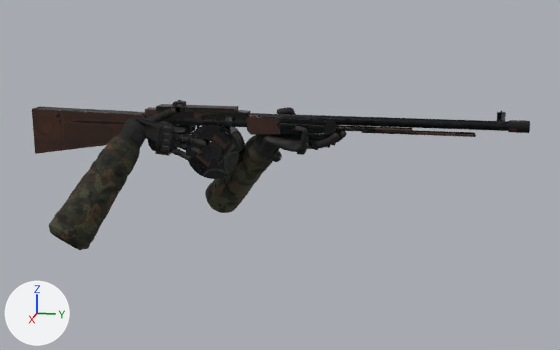
Renders of the glTF model assets/models/weapons/rpd.gltf from each side of a commit.
Camera for both pictures: a camera (50 mm lens) standing at (2.017, 0.713, 0.311) and looking at (0.001, 0.31, -0.193). The axes (+X, +Y, +Z) are drawn at lower left. The lights are the same throughout. The first picture is the older version. Vertices at exactly the same position are counted once.

The scene before the commit, as lines of its bpy script (objects in view):
```python
me_arml = bpy.data.meshes.new('ArmL')
me_arml.from_pydata(...)  # 5108 vertices, 9995 faces; spans x -0.242..0.046, y 0.047..0.489, z -0.359..-0.012
me_arml.materials.append(mat_w_hands)
me_body = bpy.data.meshes.new('Body')
me_body.from_pydata(...)  # 6699 vertices, 13079 faces; spans x -0.068..0.256, y -0.4..0.95, z -0.376..0.003
# faces by material slot: [3080, 9999]
me_body.materials.append(mat_w_rpd)
me_body.materials.append(mat_w_hands)
me_mag = bpy.data.meshes.new('Mag')
me_mag.from_pydata(...)  # 440 vertices, 868 faces; spans x -0.037..0.037, y 0.055..0.205, z -0.205..-0.04
me_mag.materials.append(mat_w_rpd)
ob_arml = bpy.data.objects.new('ArmL', me_arml)
ob_arml.location = (0.0, 0.0, 0.0)
ob_body = bpy.data.objects.new('Body', me_body)
ob_body.location = (0.0, 0.0, 0.0)
ob_mag = bpy.data.objects.new('Mag', me_mag)
ob_mag.location = (0.0, 0.0, 0.0)
```
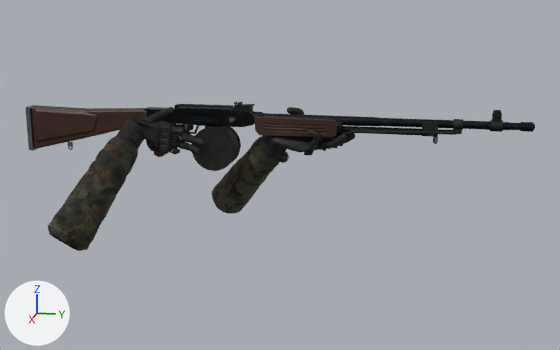
Where the change shows, as pixel boxes (x1, y1, x2, y2) in the pictures (560 x 350 px; the box of a moved part takes in the faces that stretch with it):
'Body', reshaped
    before: (32, 100, 530, 250)
    after: (25, 102, 535, 251)
'ArmL', reshaped
    before: (205, 107, 347, 213)
    after: (212, 107, 355, 214)
'Mag', reshaped (17% narrower, 24% shorter)
    before: (186, 118, 245, 179)
    after: (192, 125, 241, 171)
part 1 of me_body, moved or reshaped (not visible afterwards)
    before: (496, 112, 506, 123)
part 2 of me_body, moved or reshaped
    before: (368, 130, 476, 137)
    after: (195, 120, 213, 123)
part 3 of me_body, moved or reshaped (not visible afterwards)
    before: (508, 120, 530, 133)
part 4 of me_body, moved or reshaped
    before: (336, 125, 412, 132)
    after: (342, 126, 422, 135)
part 5 of me_body, moved or reshaped
    before: (361, 128, 370, 133)
    after: (422, 122, 438, 136)
part 6 of me_body, added
    after: (336, 120, 343, 136)
part 7 of me_body, added
    after: (492, 113, 502, 121)
part 8 of me_body, moved or reshaped (not visible afterwards)
    before: (412, 130, 475, 134)
part 9 of me_body, added
    after: (494, 111, 501, 117)
part 10 of me_body, rebuilt (12% shorter)
    before: (145, 104, 251, 127)
    after: (144, 107, 254, 127)
part 11 of me_body, rebuilt (8% wider, 16% taller)
    before: (248, 113, 509, 131)
    after: (252, 111, 534, 132)
part 12 of me_body, rebuilt (7% narrower, 10% taller)
    before: (247, 116, 337, 135)
    after: (254, 116, 338, 137)
part 13 of me_body, rebuilt (8% shorter)
    before: (32, 107, 146, 154)
    after: (31, 106, 147, 149)
part 14 of me_body, moved or reshaped
    before: (49, 100, 207, 250)
    after: (25, 102, 254, 251)
part 15 of me_body, added
    after: (350, 119, 503, 144)
part 16 of me_mag, rebuilt (17% narrower, 16% shorter)
    before: (186, 124, 245, 179)
    after: (192, 125, 241, 171)

What changed in the scene script:
```text
Change me_body:
    remove me_body.from_pydata(...)  # 6699 vertices, 13079 faces; spans x -0.068..0.256, y -0.4..0.95, z -0.376..0.003
    add me_body.from_pydata(...)  # 11264 vertices, 22159 faces; spans x -0.068..0.257, y -0.418..0.963, z -0.379..0.003
    me_body part 1: the loose piece of 56 vertices spanning x -0.008..0.008, y 0.87..0.89, z -0.033..-0.003 is scaled about its middle by (1, 3.57, 0.728), then moved by (-0.024, -0.77, -0.016)
    me_body part 2: the loose piece of 56 vertices spanning x 0.009..0.015, y 0.54..0.82, z -0.066..-0.06 is scaled about its middle by (1.37, 0.177, 1), then moved by (0.009, -0.575, 0.013)
    me_body part 3: the loose piece of 170 vertices spanning x -0.016..0.016, y 0.9..0.95, z -0.054..-0.022 is scaled about its middle by (0.393, 0.0737, 0.393), then moved by (0.0, 0.036, 0.0)
    me_body part 4: the loose piece of 168 vertices spanning x -0.007..0.007, y 0.46..0.66, z -0.065..-0.051 is scaled about its middle by (1.26, 2.15, 1.26), then moved by (0.0, -0.085, -0.003)
    me_body part 5: the loose piece of 56 vertices spanning x -0.015..0.015, y 0.53..0.55, z -0.066..-0.054 is scaled about its middle by (0.796, 2.03, 2.92), then moved by (0.0, 0.165, 0.01)
    me_body part 6: the loose piece of 170 vertices spanning x -0.016..0.016, y 0.9..0.95, z -0.054..-0.022 is copied, and the copy is scaled about its middle by (1.55, 0.255, 1.55), then moved by (0.0, -0.453, -0.018); it spans x -0.024..0.024, y 0.465..0.478, z -0.08..-0.032
    me_body part 7: the loose piece of 56 vertices spanning x -0.015..0.015, y 0.53..0.55, z -0.066..-0.054 is copied, and the copy is scaled about its middle by (0.456, 1.1, 2.05), then moved by (0.0, 0.33, 0.042); it spans x -0.007..0.007, y 0.859..0.881, z -0.03..-0.006
    me_body part 8: the loose piece of 56 vertices spanning x -0.015..-0.009, y 0.54..0.82, z -0.066..-0.06 is scaled about its middle by (0.45, 0.0624, 2.47), then moved by (0.003, 0.19, 0.057)
    me_body part 9: the loose piece of 56 vertices spanning x -0.001..0.001, y 0.878..0.882, z -0.007..0.001 is copied, and the copy is scaled about its middle by (1.19, 5.03, 1.81), then moved by (0.009, -0.01, -0.003); it spans x 0.007..0.01, y 0.861..0.879, z -0.013..0.001
    me_body part 10: the loose piece of 248 vertices spanning x -0.022..0.022, y -0.065..0.225, z -0.062..-0.012 is rebuilt with 289 vertices and now spans x -0.017..0.017, y -0.068..0.238, z -0.062..-0.021
    me_body part 11: the loose piece of 168 vertices spanning x -0.012..0.012, y 0.22..0.91, z -0.05..-0.026 is rebuilt with 578 vertices and now spans x -0.016..0.016, y 0.23..0.96, z -0.055..-0.022
    me_body part 12: the loose piece of 84 vertices spanning x -0.025..0.025, y 0.225..0.465, z -0.08..-0.032 is rebuilt with 433 vertices and now spans x -0.026..0.026, y 0.245..0.468, z -0.081..-0.032
    me_body part 13: the loose piece of 68 vertices spanning x -0.022..0.022, y -0.4..-0.046, z -0.16..-0.03 is rebuilt with 80 vertices and now spans x -0.019..0.019, y -0.405..-0.058, z -0.147..-0.023
    me_body part 14: 11 vertices moved within x -0.067..0.209, y -0.226..0.112, z -0.372..-0.072; 5455 vertices removed from x -0.068..0.256, y -0.271..0.119, z -0.376..0.003; 7706 vertices added at x -0.068..0.257, y -0.418..0.237, z -0.379..0.003
    me_body part 15: 996 vertices added at x -0.018..0.02, y 0.5..0.885, z -0.091..-0.023
    other edits to the shape of me_body do not show in these pictures
Change me_mag:
    remove me_mag.from_pydata(...)  # 440 vertices, 868 faces; spans x -0.037..0.037, y 0.055..0.205, z -0.205..-0.04
    add me_mag.from_pydata(...)  # 2074 vertices, 4136 faces; spans x -0.033..0.033, y 0.071..0.192, z -0.183..-0.058
    me_mag part 16: the loose piece of 240 vertices spanning x -0.034..0.034, y 0.055..0.205, z -0.205..-0.055 is rebuilt with 1898 vertices and now spans x -0.033..0.033, y 0.071..0.192, z -0.183..-0.058
    other edits to the shape of me_mag do not show in these pictures
Change me_arml:
    remove me_arml.from_pydata(...)  # 5108 vertices, 9995 faces; spans x -0.242..0.046, y 0.047..0.489, z -0.359..-0.012
    add me_arml.from_pydata(...)  # 5108 vertices, 9995 faces; spans x -0.242..0.047, y 0.067..0.512, z -0.36..-0.009
    me_arml part 17: 5108 of 5108 vertices moved; they spanned x -0.242..0.046, y 0.047..0.489, z -0.359..-0.012 and now span x -0.242..0.047, y 0.067..0.512, z -0.36..-0.009; mean shift (0.0, 0.021, -0.002)
```
